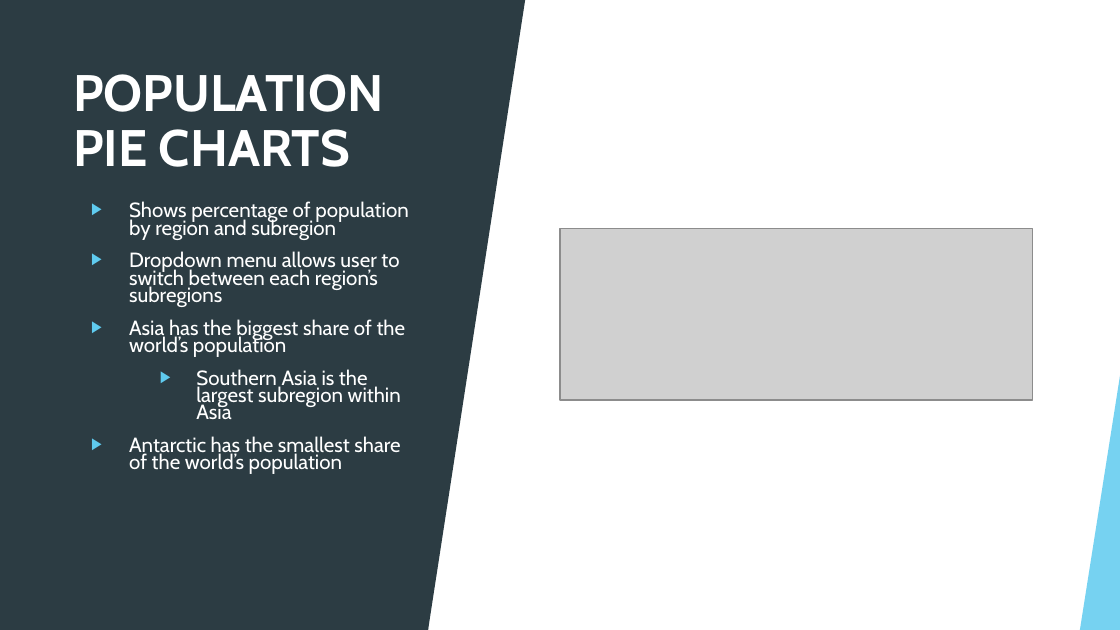
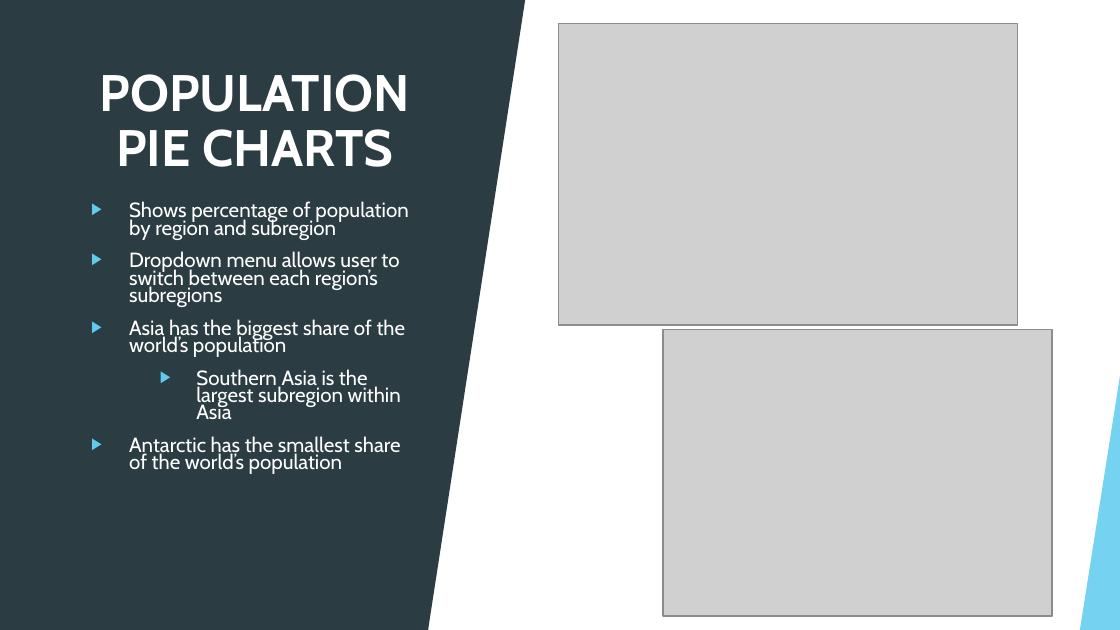
Before and after one commit to nelsonalb/World_Population-Project-3, a slide deck: slide 4 of Project 3- World Data Population.pptx. Drawn at 1120x630 pixels with LibreOffice and Linux fonts; fonts in the diff are those of the drawing; grey boxes stand for pictures. Boxes give left, top, right and bottom in pixels: in the first picture for what was removed or moved away, otherwise in the second. Text is boxed around its words. In the diff, an @@ line names an element or a change of style, - is before the commit and + after.

```diff
--- a/Project 3- World Data Population.pptx
+++ b/Project 3- World Data Population.pptx
@@ picture added at (559,24,1018,325) @@
@@ title "POPULATION PIE CHARTS" at (100,74,410,167): alignment left to centre @@
@@ picture removed at (560,228,1033,400) @@
@@ picture added at (663,329,1052,616) @@
```
Also in this commit, not shown: 7 other slides changed, 3 slides added, 2 slides removed.
